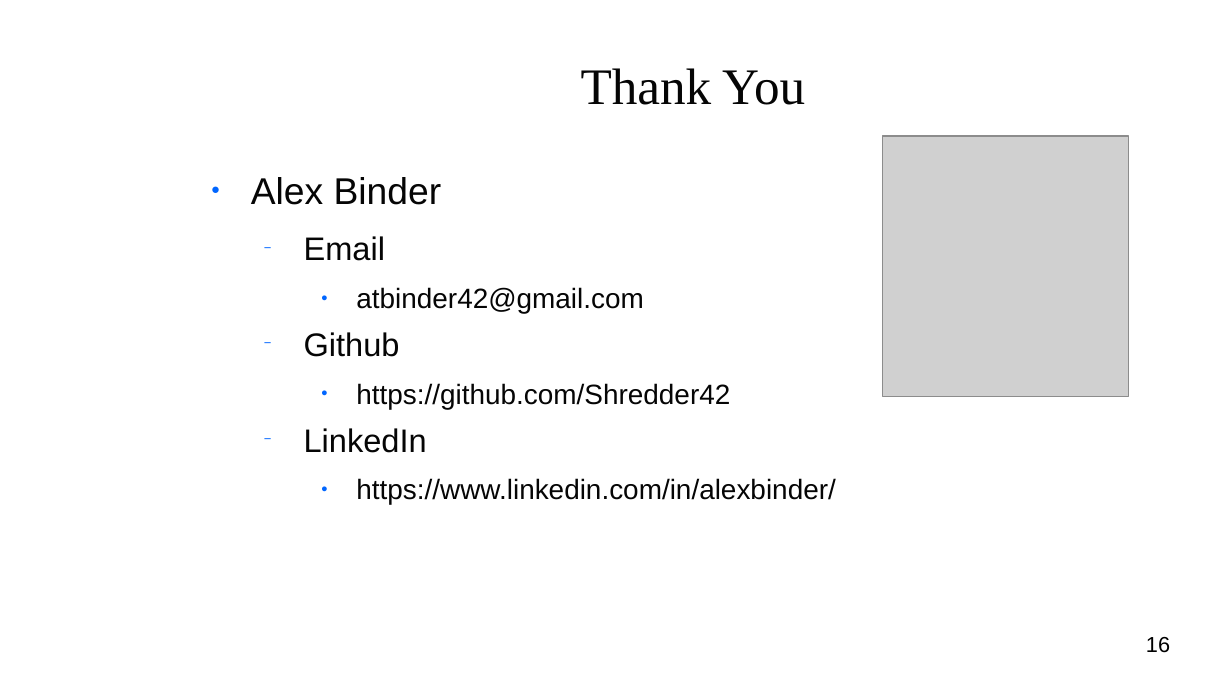
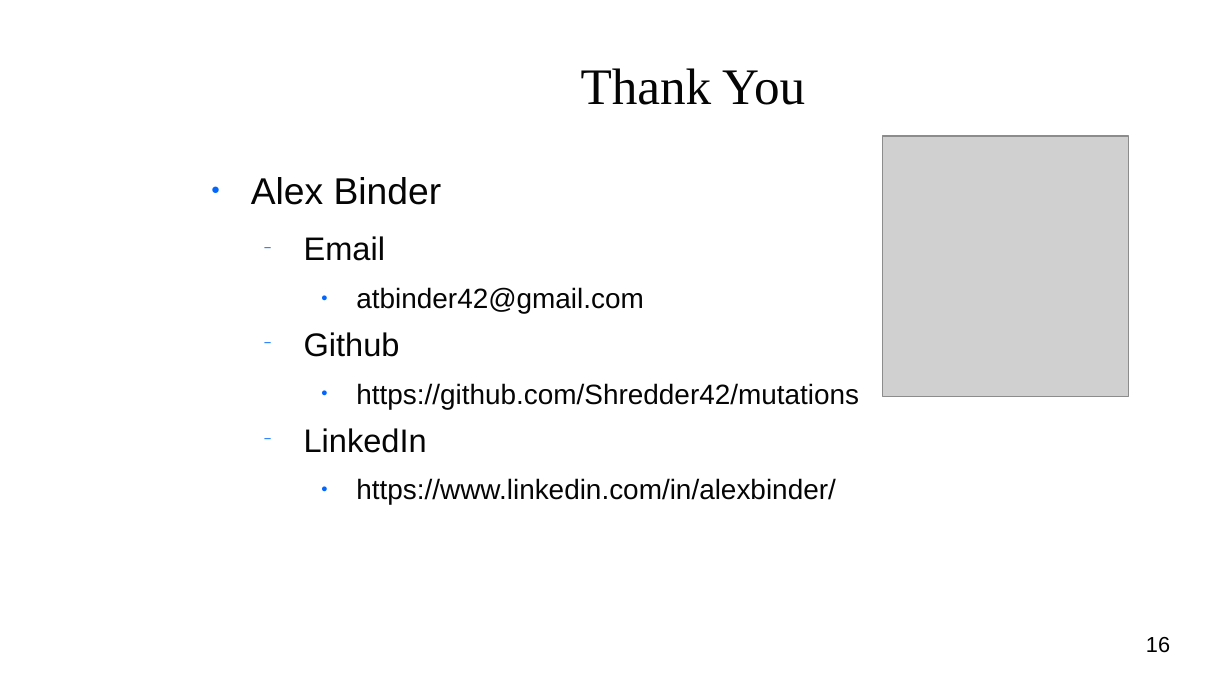
Before and after one commit to Shredder42/mutations, a slide deck: slide 16 of presentation.odp. Drawn at 1232x693 pixels with LibreOffice and Linux fonts; fonts in the diff are those of the drawing; grey boxes stand for pictures; background and template pictures are left out. Boxes give left, top, right and bottom in pixels: in the first picture for what was removed or moved away, otherwise in the second. Text is boxed around its words. In the diff, an @@ line names an element or a change of style, - is before the commit and + after.

Commit message:
presentation git link

```diff
--- a/presentation.odp
+++ b/presentation.odp
@@ text at (356, 383, 859, 409): text changed @@
-    ● https://github.com/Shredder42
+    ● https://github.com/Shredder42/mutations
```
